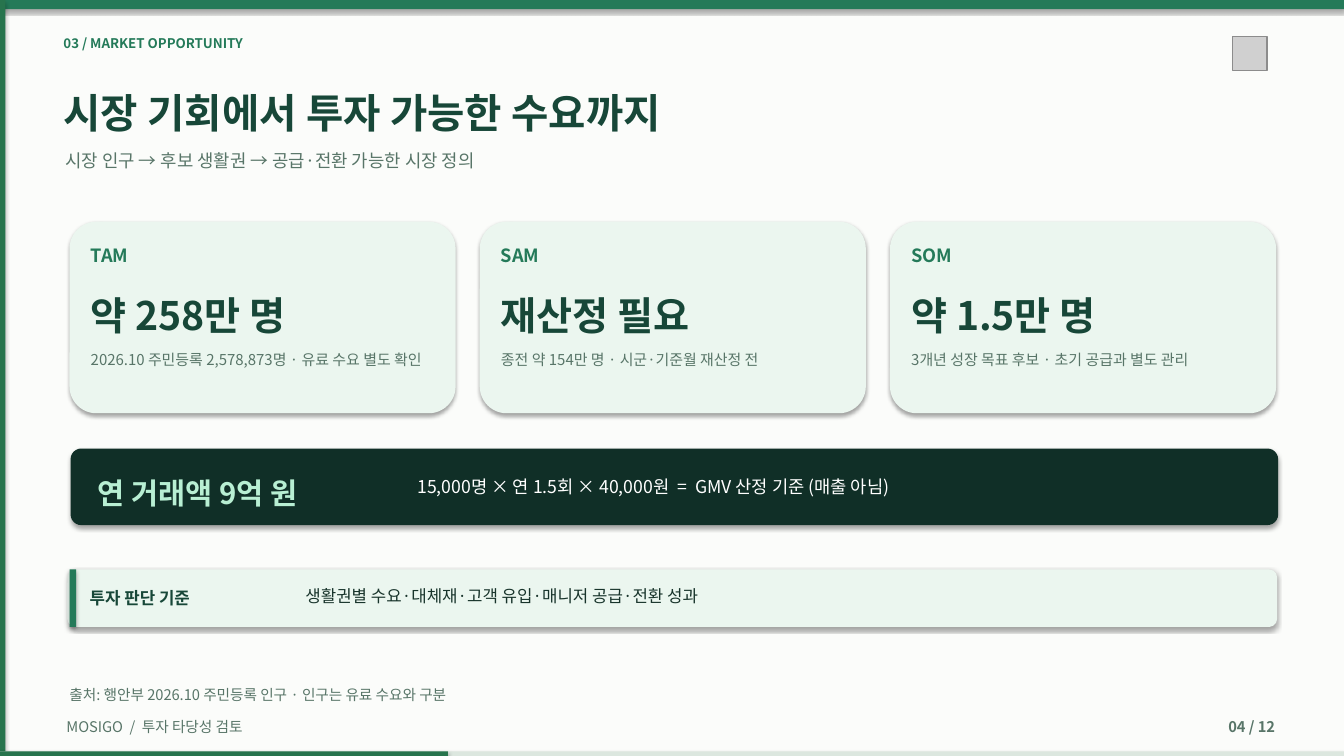
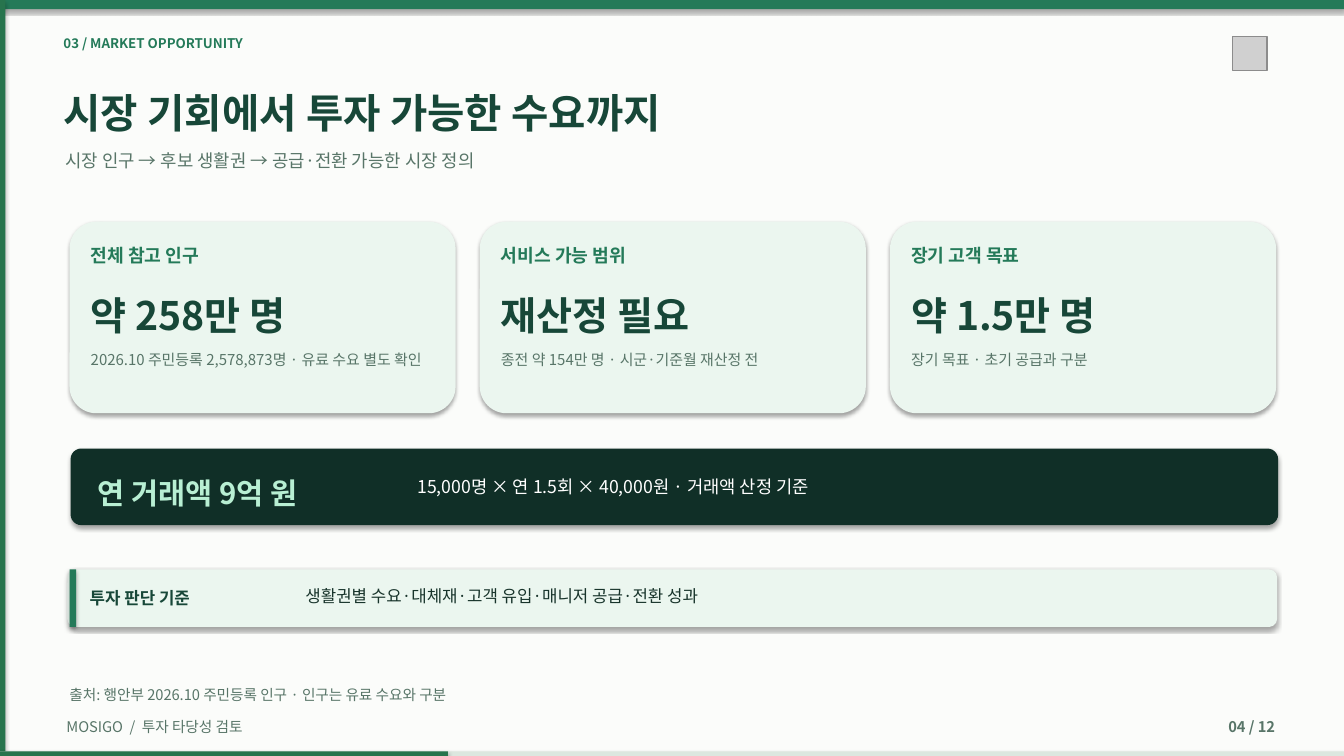
Before and after one commit to dohyunkimmm/mosigo-case-study, a slide deck: slide 4 of downloads/MOSIGO_IR_Investment_Review_12slides.pptx. Drawn at 1344x756 pixels with LibreOffice and Linux fonts; fonts in the diff are those of the drawing; grey boxes stand for pictures. Boxes give left, top, right and bottom in pixels: in the first picture for what was removed or moved away, otherwise in the second. Text is boxed around its words. In the diff, an @@ line names an element or a change of style, - is before the commit and + after.

```diff
--- a/downloads/MOSIGO_IR_Investment_Review_12slides.pptx
+++ b/downloads/MOSIGO_IR_Investment_Review_12slides.pptx
@@ text at (x1=91, y1=246, x2=199, y2=264): text changed @@
-TAM
+전체 참고 인구
@@ text at (x1=501, y1=246, x2=626, y2=264): text changed @@
-SAM
+서비스 가능 범위
@@ text at (x1=911, y1=246, x2=1019, y2=264): text changed @@
-SOM
+장기 고객 목표
@@ text at (x1=911, y1=352, x2=1088, y2=366): text changed @@
-3개년 성장 목표 후보 · 초기 공급과 별도 관리
+장기 목표 · 초기 공급과 구분
@@ text at (x1=417, y1=478, x2=808, y2=496): text changed @@
-15,000명 × 연 1.5회 × 40,000원 = GMV 산정 기준 (매출 아님)
+15,000명 × 연 1.5회 × 40,000원 · 거래액 산정 기준
```
Also in this commit, not shown: 2 other slides changed, 18 other files.
